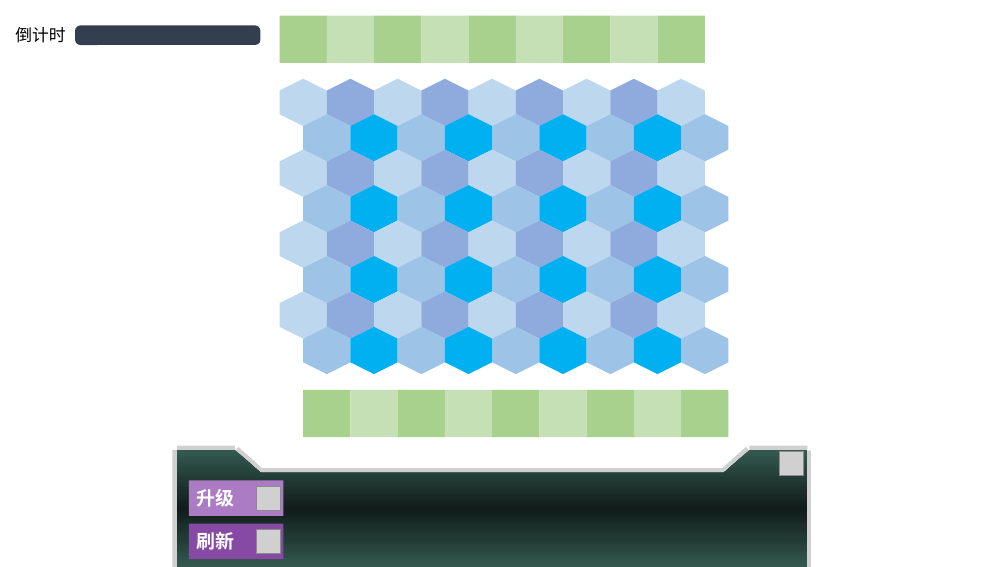
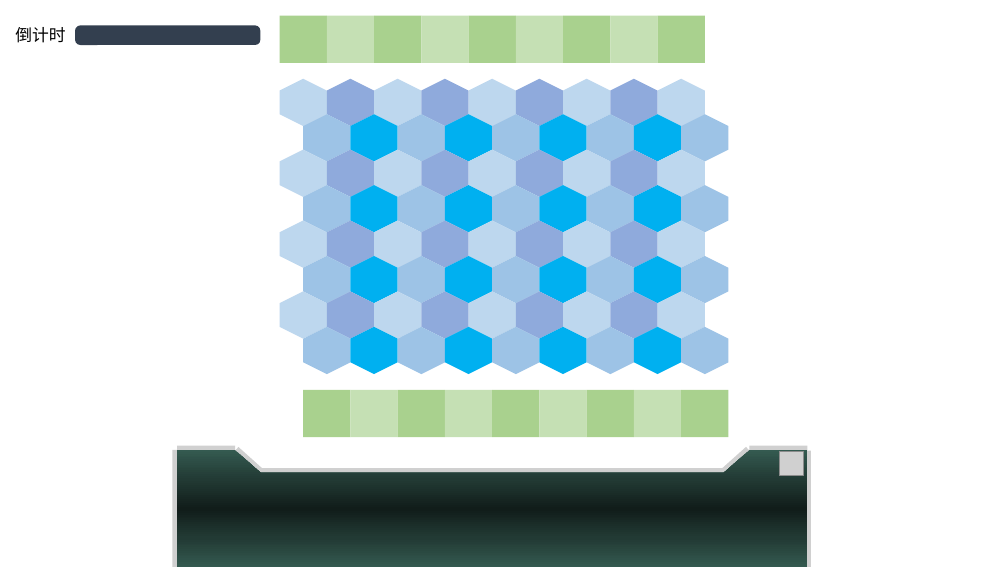
Before and after one commit to MinmusLin/Teamfight_Tactics, a slide deck: slide 4 of Resources/Canvas.pptx. Drawn at 1008x567 pixels with LibreOffice and Linux fonts; fonts in the diff are those of the drawing; grey boxes stand for pictures; background and template pictures are left out. Boxes give left, top, right and bottom in pixels: in the first picture for what was removed or moved away, otherwise in the second. Text is boxed around its words. In the diff, an @@ line names an element or a change of style, - is before the commit and + after.

```diff
--- a/Resources/Canvas.pptx
+++ b/Resources/Canvas.pptx
@@ rectangle removed at (189,480,284,516) @@
-升级
@@ picture removed at (257,486,281,510) @@
@@ rectangle removed at (189,524,284,560) @@
-刷新
@@ picture removed at (257,529,281,554) @@
```
Also in this commit, not shown: 4 other files.
